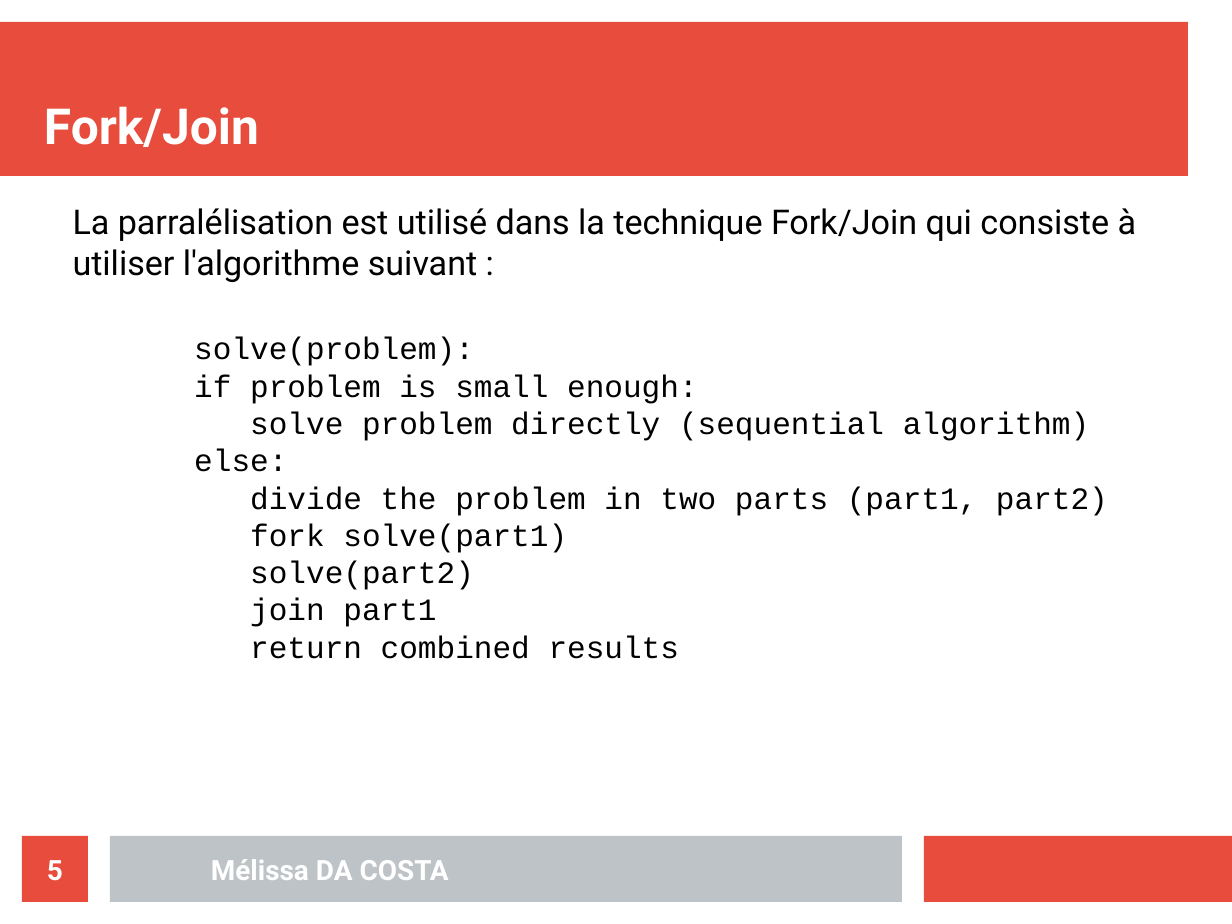
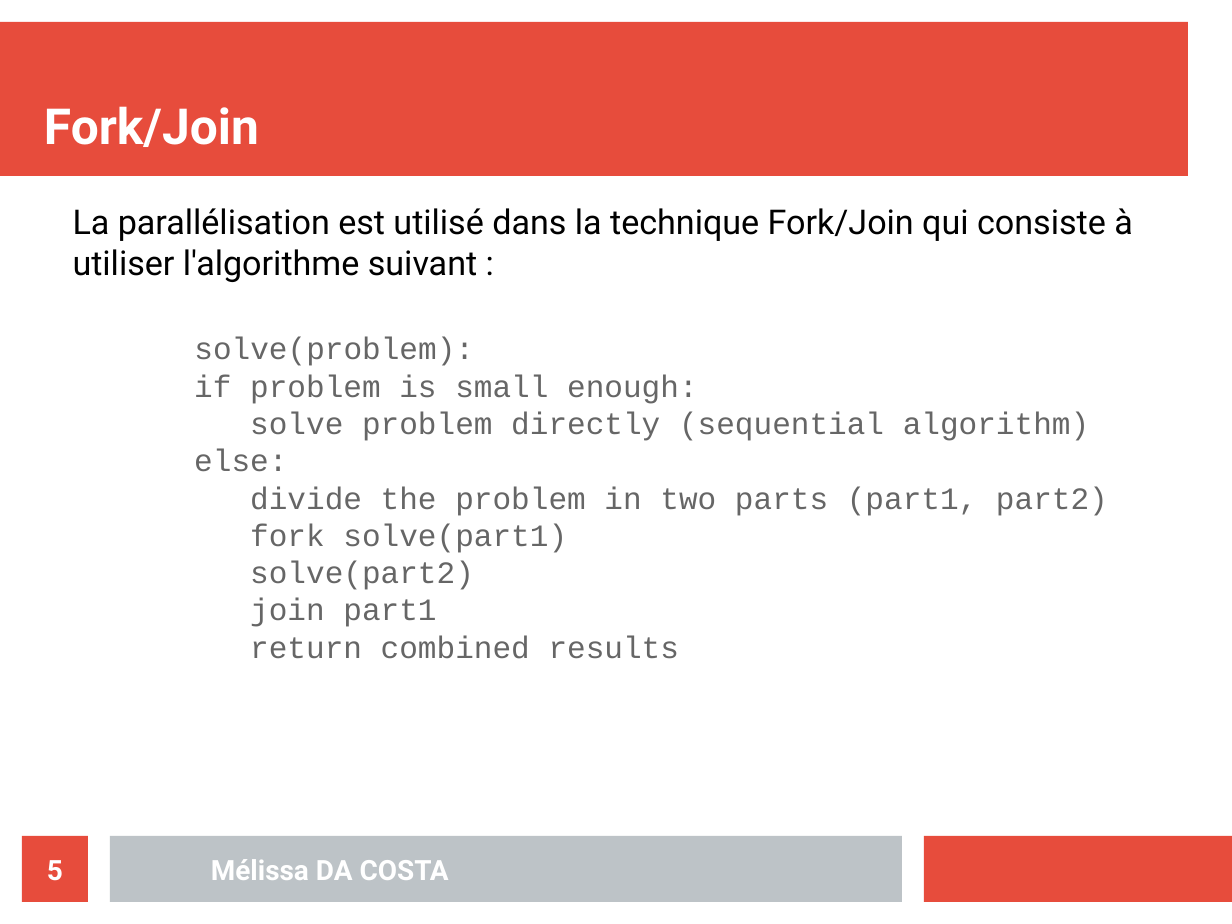
Before and after one commit to MelissaDaCosta/struct_conc, a slide deck: slide 5 of TP4/Mélissa_DA_COSTA_slides_TP04.odp. Drawn at 1232x924 pixels with LibreOffice and Linux fonts; fonts in the diff are those of the drawing. Boxes give left, top, right and bottom in pixels: in the first picture for what was removed or moved away, otherwise in the second. Text is boxed around its words. In the diff, an @@ line names an element or a change of style, - is before the commit and + after.

```diff
--- a/TP4/Mélissa_DA_COSTA_slides_TP04.odp
+++ b/TP4/Mélissa_DA_COSTA_slides_TP04.odp
@@ text at (x1=73, y1=208, x2=1133, y2=282): text changed @@
-La parralélisation est utilisé dans la technique Fork/Join qui consiste à utiliser l'algorithme suivant :
+La parallélisation est utilisé dans la technique Fork/Join qui consiste à utiliser l'algorithme suivant :
@@ text "solve(problem):" at (x1=194, y1=337, x2=1108, y2=659): text colour #000000 to #666666 @@
```
Also in this commit, not shown: 3 other slides changed, 39 other files.
